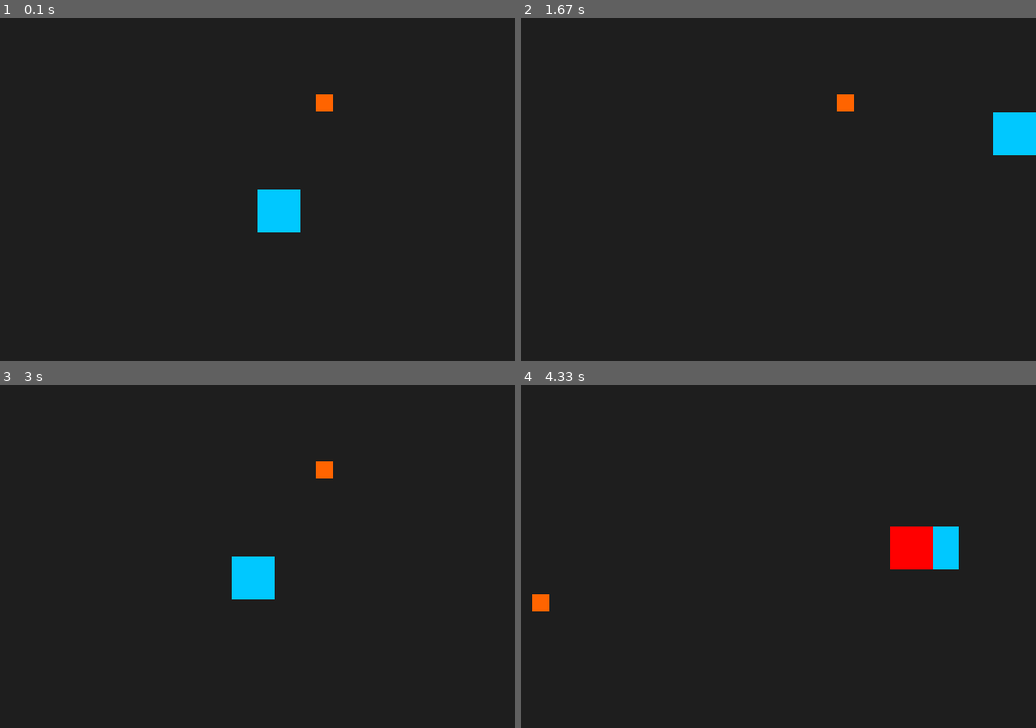
Above: before the commit, frames 1-4 (two rows, left to right).
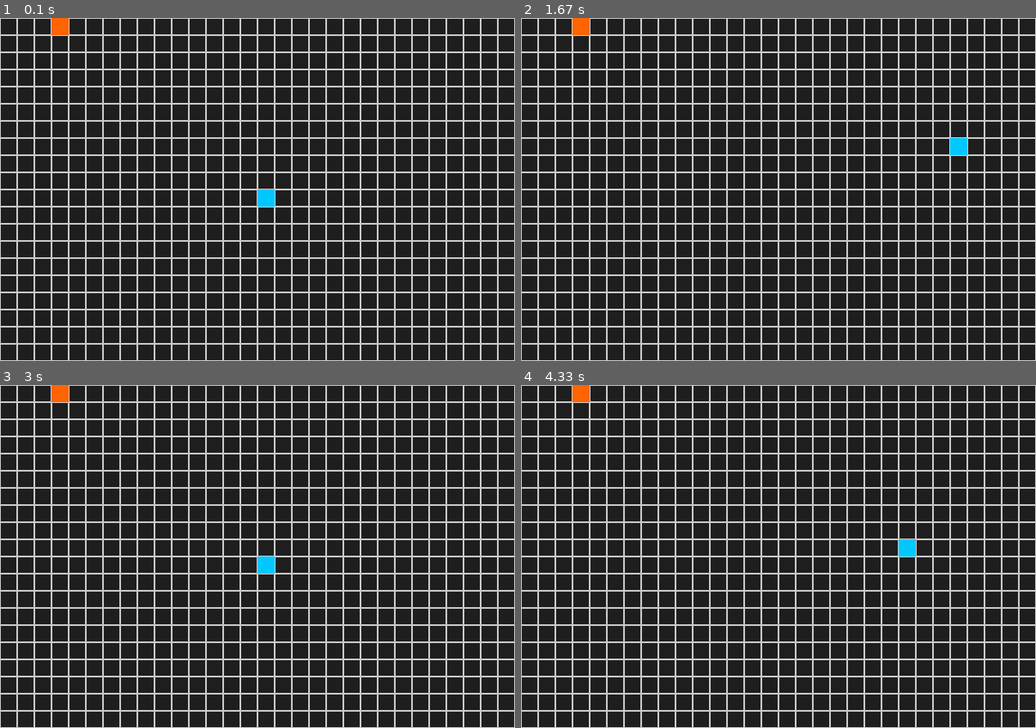
Above: after the commit, the same moments.

Repository: barbieku6969/py_game
Game: pygame game, started from spill.py
Two runs of this game, one before a commit and one after it. Both use one fixed random seed, a clock stepped at 60 frames per second and the inputs below.
Inputs:
- Up to frame 1 (0.1 s): no input
- Up to frame 2 (1.67 s): hold Right 0.33-0.8 s; hold Up 0.83-1.13 s; hold Right 1.17-1.63 s
- Up to frame 3 (3 s): hold Left 1.67-2.2 s; hold Down 2.23-2.53 s; hold Left 2.57-2.97 s
- Up to frame 4 (4.33 s): hold Up 3-3.37 s; hold Right 3.4-4.03 s; hold Down from 4.07 s (still down)

The runs differ from the first frame. In frame 1, 20% of the frame differs, in the area x 0-100%, y 0-100%; in frame 2, 20%; in frame 3, 20%; in frame 4, 21%.

Commit message:
laget at slangen blir større når du spiser eple
Co-authored-by: Copilot <copilot@github.com>

Diff:
--- a/spill.py
+++ b/spill.py
@@ -14,26 +14,30 @@
 # Clock
 clock = pygame.time.Clock()
 
+# Grid
+TILE = 20
+ROWS = COLS = WIDTH // TILE
+
 # Square settings
-square_size = 50
-square_x = WIDTH // 2
-square_y = HEIGHT // 2
-speed = 5
+posisjon = [
+        [WIDTH // 2, HEIGHT // 2]
+        ]
+square_size = 20
+dir_x, dir_y = 0, 0
+speed = 20
 
-circle_X =  random.randint(0, WIDTH)
-circle_Y =  random.randint(0, HEIGHT)
 
-kropp_Y = square_y - 10
-kropp_x = square_x
+circle_X =  random.randint(0, WIDTH // TILE - 1) * TILE
+circle_Y =  random.randint(0, HEIGHT // TILE - 1) * TILE
 
-kropp_x = -1000
-kropp_Y = -1000
 
-kroppListe = []
-follow = False
+# Simple maze layout (1 = wall, 0 = path)
 
 
 
+BLACK = (0, 0, 0)
+WHITE = (200, 200, 200)
+BG = (30, 30, 30)
 
 
 
@@ -43,51 +47,68 @@
         if event.type == pygame.QUIT:
             pygame.quit()
             sys.exit()
+    screen.fill(BG)
+    for x in range(0, WIDTH, TILE):
+        for y in range(0, HEIGHT, TILE):
+            rect = pygame.Rect(x, y, TILE, TILE)
+            pygame.draw.rect(screen, WHITE, rect, 1)
 
-    eple = pygame.Rect(circle_X, circle_Y ,20,20)
-    slange = pygame.Rect(square_x, square_y, square_size, square_size)
-    kropp  = pygame.Rect(kropp_x - 10, kropp_Y, 50, 50)
-    # Key presses
+
+
+    # Check collision with all snake segments
+    colliding = False
+    for segment in posisjon:
+        slange = pygame.Rect(segment[0], segment[1], square_size, square_size)
+        eple = pygame.Rect(circle_X, circle_Y ,20,20)
+        if slange.colliderect(eple):
+            colliding = True
+            break
     keys = pygame.key.get_pressed()
     if keys[pygame.K_LEFT]:
-        square_x -= speed
+        dir_x = -1
+        dir_y = 0
     if keys[pygame.K_RIGHT]:
-        square_x += speed
+        dir_x = 1
+        dir_y = 0
     if keys[pygame.K_UP]:
-        square_y -= speed
+        dir_y = -1
+        dir_x = 0
     if keys[pygame.K_DOWN]:
-        square_y += speed
+        dir_y = 1
+        dir_x = 0
 
+    posisjon[0][0] += dir_x * speed
+    posisjon[0][1] += dir_y * speed
+    # Move each body segment to follow the one before it
+    for i in range(len(posisjon) - 1, 0, -1):
+        posisjon[i][0] = posisjon[i-1][0]
+        posisjon[i][1] = posisjon[i-1][1]
     # Keep square on screen
-    square_x = max(0, min(WIDTH - square_size, square_x))
-    square_y = max(0, min(HEIGHT - square_size, square_y))
+    posisjon[0][0] = max(0, min(WIDTH - square_size, posisjon[0][0]))
+    posisjon[0][1] = max(0, min(HEIGHT - square_size, posisjon[0][1]))
 
-    # Drawing
-    screen.fill((30, 30, 30))  # background
-    pygame.draw.rect(
-        screen,
-        (0, 200, 255),
-        slange
-    )
-    pygame.draw.rect(screen, (255, 0, 0), kropp)
-
+    # Drawing - draw all snake segments
+    for segment in posisjon:
+        pygame.draw.rect(
+            screen,
+            (0, 200, 255),
+            pygame.Rect(segment[0], segment[1], square_size, square_size)
+        )
 
     pygame.draw.rect( screen, (255, 100, 0),eple)
 
-    colliding = slange.colliderect(eple)
     # Text
     if (colliding):
-        circle_X =  random.randint(0, WIDTH)
-        circle_Y =  random.randint(0, HEIGHT)
-        follow = True
+        circle_X =  random.randint(0, WIDTH // TILE - 1) * TILE
+        circle_Y =  random.randint(0, HEIGHT // TILE - 1) * TILE
+        # Add new segment to snake (duplicate the last segment)
+        posisjon.append(posisjon[-1][:])
 
 
-    if (follow):
-        kropp_Y = square_y
-        kropp_x = square_x -20
+
 
 
 
 
     pygame.display.flip()
-    clock.tick(60)
+    clock.tick(10)
